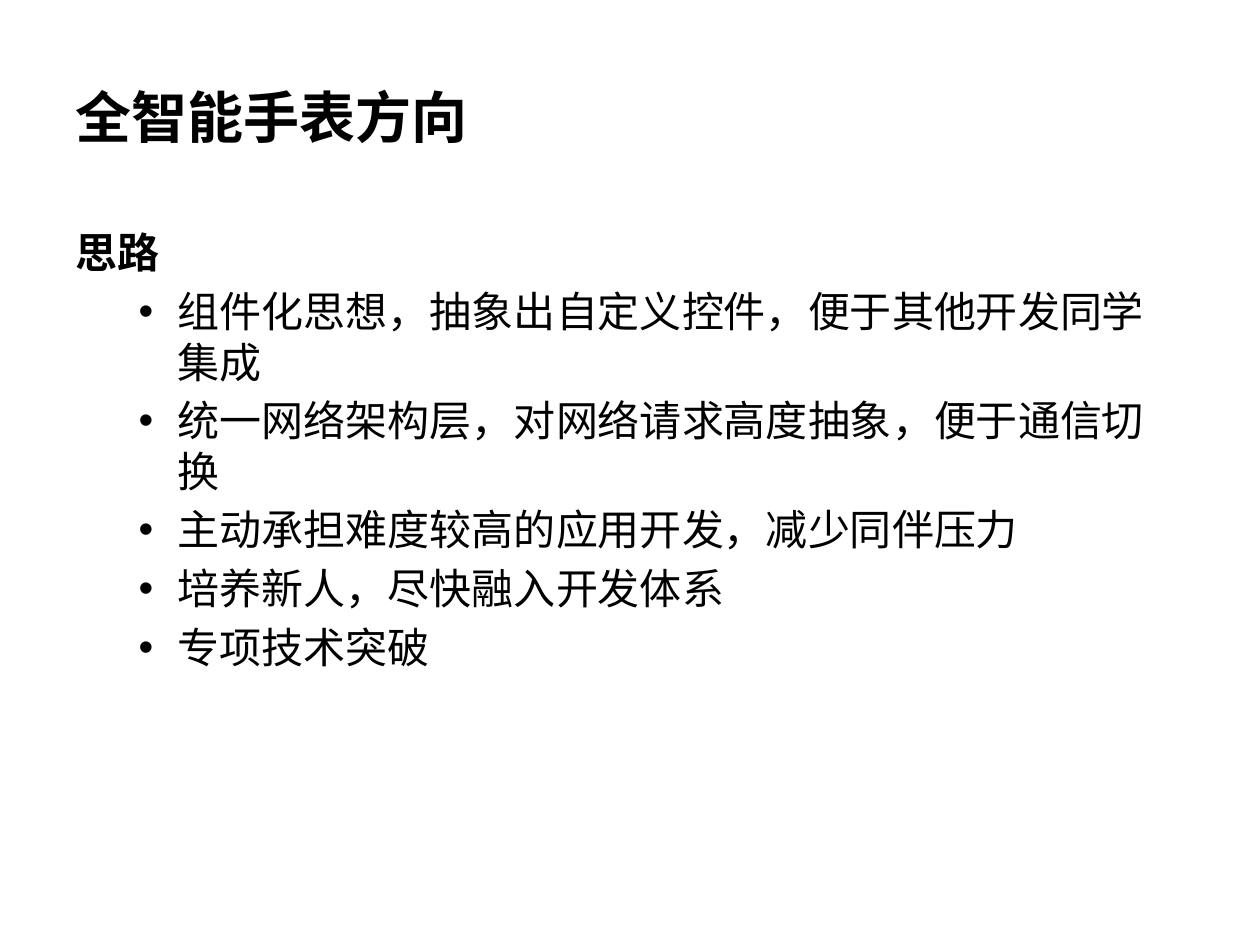
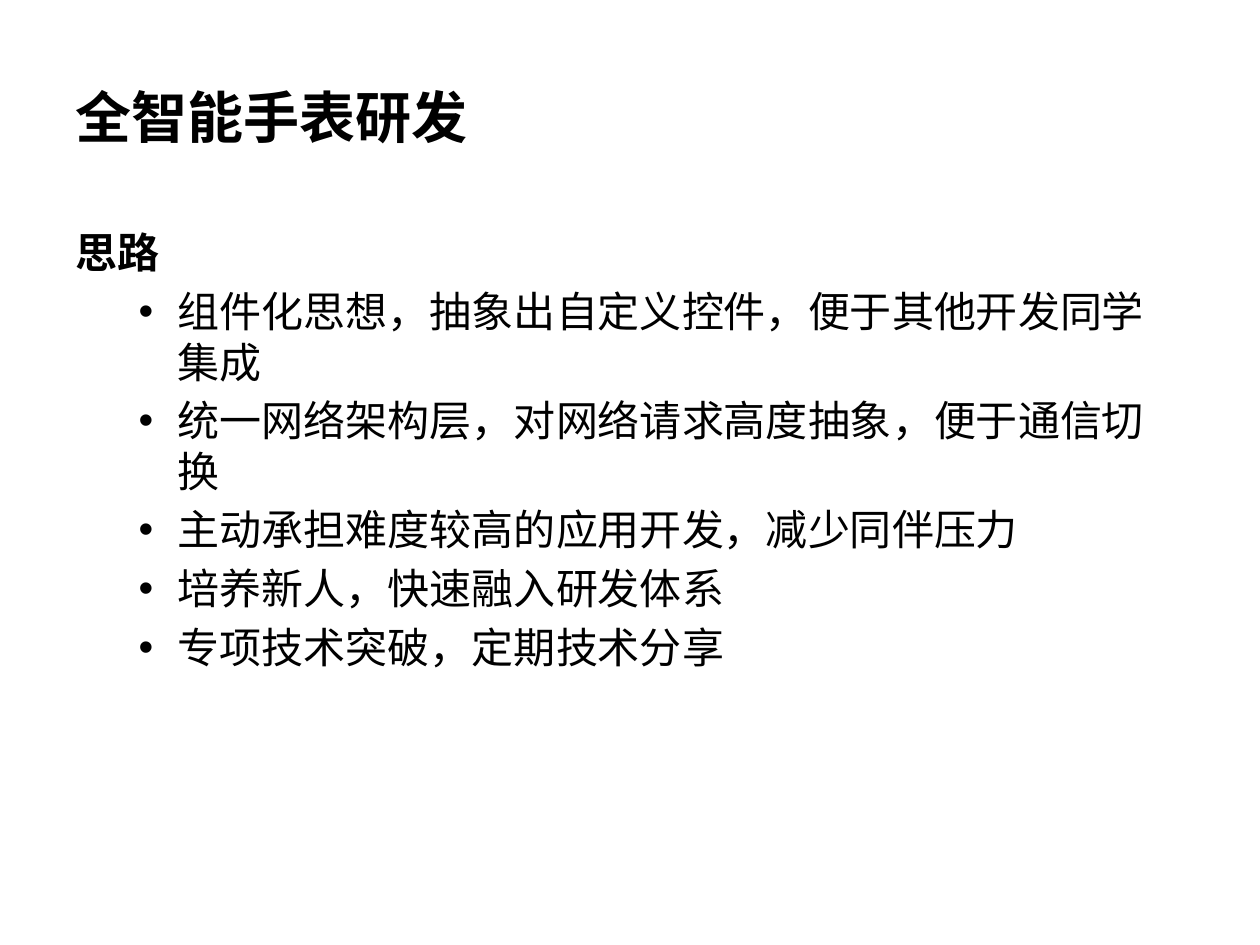
Before and after one commit to wangzhengyi/WangZhengyi, a slide deck: slide 10 of promote/2016-promote-p6.pptx. Drawn at 1260x945 pixels with LibreOffice and Linux fonts; fonts in the diff are those of the drawing. Boxes give left, top, right and bottom in pixels: in the first picture for what was removed or moved away, otherwise in the second. Text is boxed around its words. In the diff, an @@ line names an element or a change of style, - is before the commit and + after.

```diff
--- a/promote/2016-promote-p6.pptx
+++ b/promote/2016-promote-p6.pptx
@@ title at [76, 90, 468, 143]: text changed @@
-全智能手表方向
+全智能手表研发
@@ text at [178, 568, 724, 668]: text changed @@
-  • 培养新人，尽快融入开发体系
-  • 专项技术突破
+  • 培养新人，快速融入研发体系
+  • 专项技术突破，定期技术分享
```
Also in this commit, not shown: 10 other slides changed.
